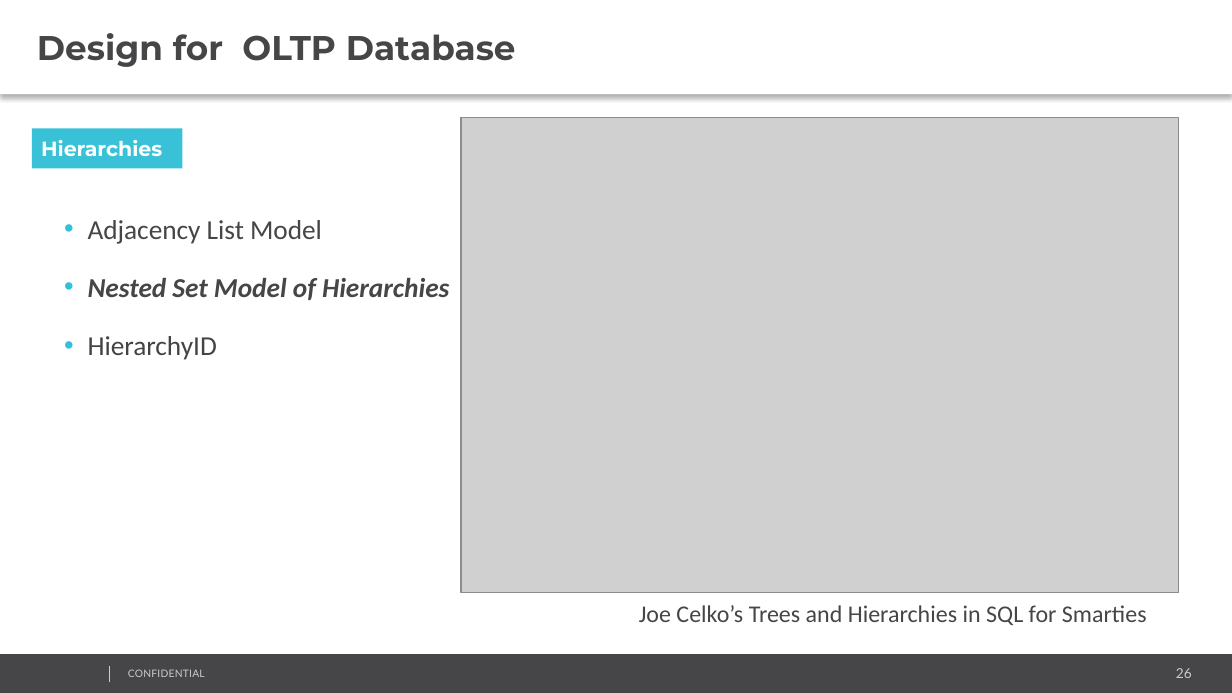
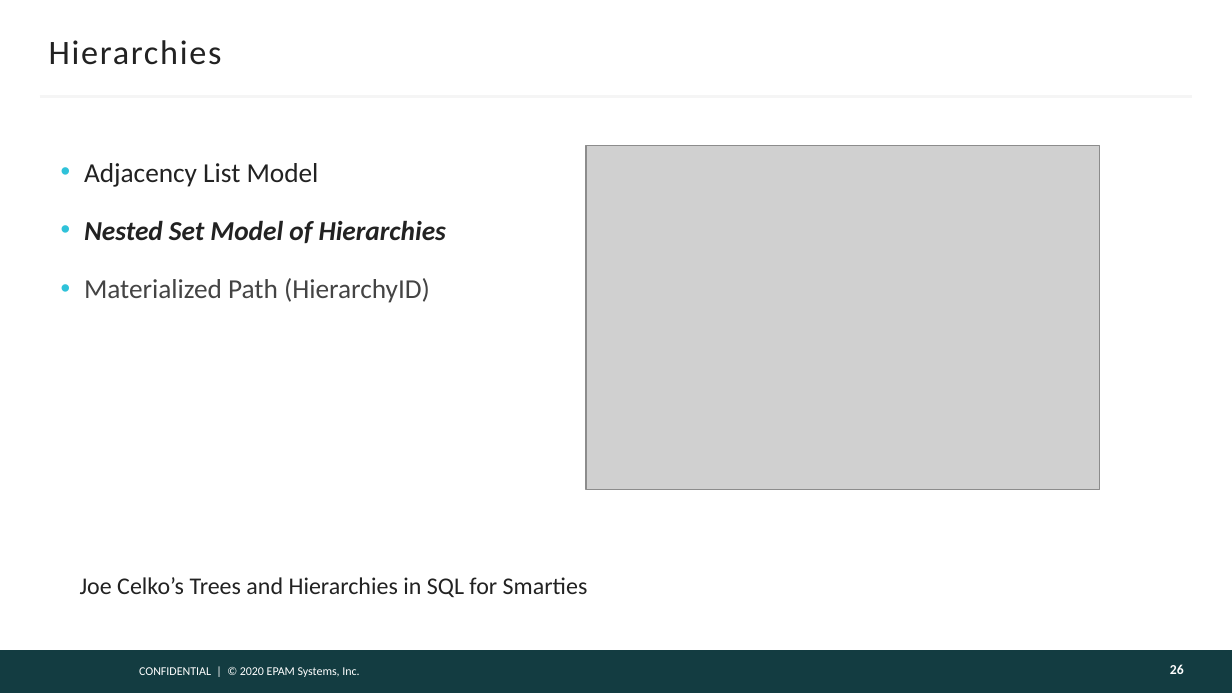
Before and after one commit to AndreyQC/MSBI.Lab, a slide deck: slide 26 of MSBI.E07-SQL/MSBI.Dev.S20E07.pptx. Drawn at 1232x693 pixels with LibreOffice and Linux fonts; fonts in the diff are those of the drawing; grey boxes stand for pictures; background and template pictures are left out. Boxes give left, top, right and bottom in pixels: in the first picture for what was removed or moved away, otherwise in the second. Text is boxed around its words. In the diff, an @@ line names an element or a change of style, - is before the commit and + after.

```diff
--- a/MSBI.E07-SQL/MSBI.Dev.S20E07.pptx
+++ b/MSBI.E07-SQL/MSBI.Dev.S20E07.pptx
@@ text removed at bbox=[0, 0, 1232, 95] @@
-Design for OLTP Database
@@ title "Hierarchies": place and size @@
-title "Hierarchies" at bbox=[32, 128, 182, 168]
+title "Hierarchies" at bbox=[49, 40, 222, 65]
@@ title "Hierarchies" at bbox=[49, 40, 222, 65]: size 12 to 20 pt, font Montserrat to Calibri, text colour #FFFFFF to #222222, letter spacing 0 to 1 pt, bold off; fill #39C2D7 to none @@
@@ line added from (39, 96) to (1193, 96), #F5F5F5 1.5 pt @@
@@ text "Adjacency List Model": place and size @@
-text "Adjacency List Model" at bbox=[88, 220, 449, 360]
+text "Adjacency List Model" at bbox=[84, 163, 446, 303]
@@ picture: place and size @@
-picture at bbox=[461, 117, 1178, 593]
+picture at bbox=[586, 145, 1100, 489]
@@ text at bbox=[84, 163, 446, 244]: text colour #464547 to #222222 in "Adjacency List Model", "Nested Set Model of Hierarchies" @@
@@ text at bbox=[84, 278, 430, 303]: text changed @@
-    • HierarchyID
+    • Materialized Path (HierarchyID)
@@ text "Joe Celko’s Trees and Hierarchies ...": place and size @@
-text "Joe Celko’s Trees and Hierarchies ..." at bbox=[639, 605, 1147, 625]
+text "Joe Celko’s Trees and Hierarchies ..." at bbox=[80, 577, 588, 597]
@@ text "Joe Celko’s Trees and Hierarchies ..." at bbox=[80, 577, 588, 597]: text colour #464547 to #222222 @@
@@ rectangle: place and size @@
-rectangle at bbox=[0, 654, 1232, 693]
+rectangle at bbox=[0, 650, 1232, 693]
@@ rectangle at bbox=[0, 650, 1232, 693]: fill #464547 to #133C41 @@
@@ line removed from (110, 665) to (110, 683) @@
@@ text at bbox=[139, 667, 359, 677]: text changed; size 6 to 7 pt; font Lato to Calibri; text colour #CCCCCC to #FFFFFF @@
-CONFIDENTIAL
+CONFIDENTIAL | © 2020 EPAM Systems, Inc.
@@ page number added at bbox=[1170, 664, 1184, 674], 8 pt, text #FEFEFE, bold @@
+26
@@ page number removed at bbox=[1176, 668, 1192, 678] @@
-26
```
Also in this commit, not shown: 23 other slides changed, 9 slides added, 9 slides removed, 2 other files.
